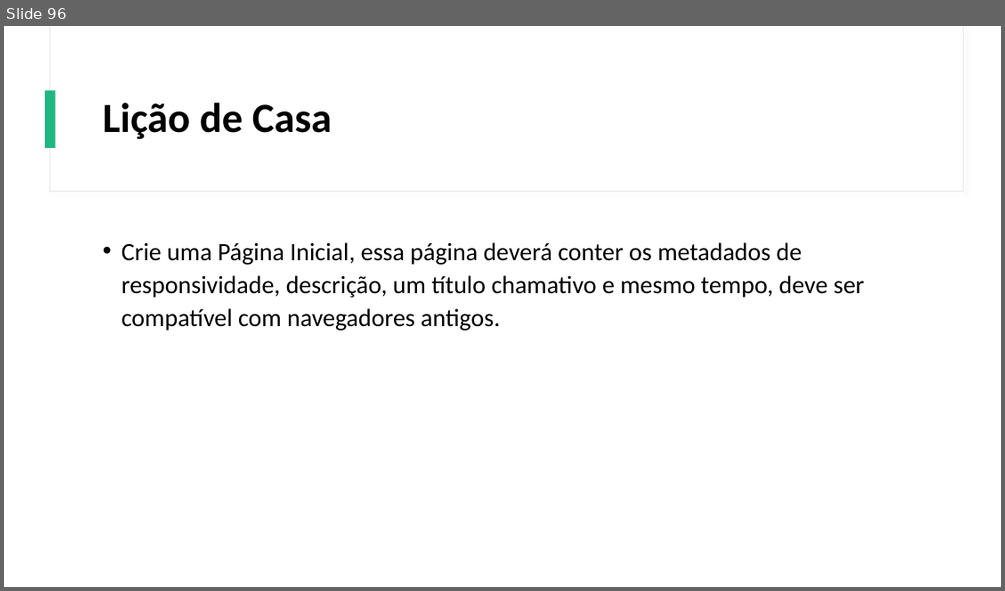
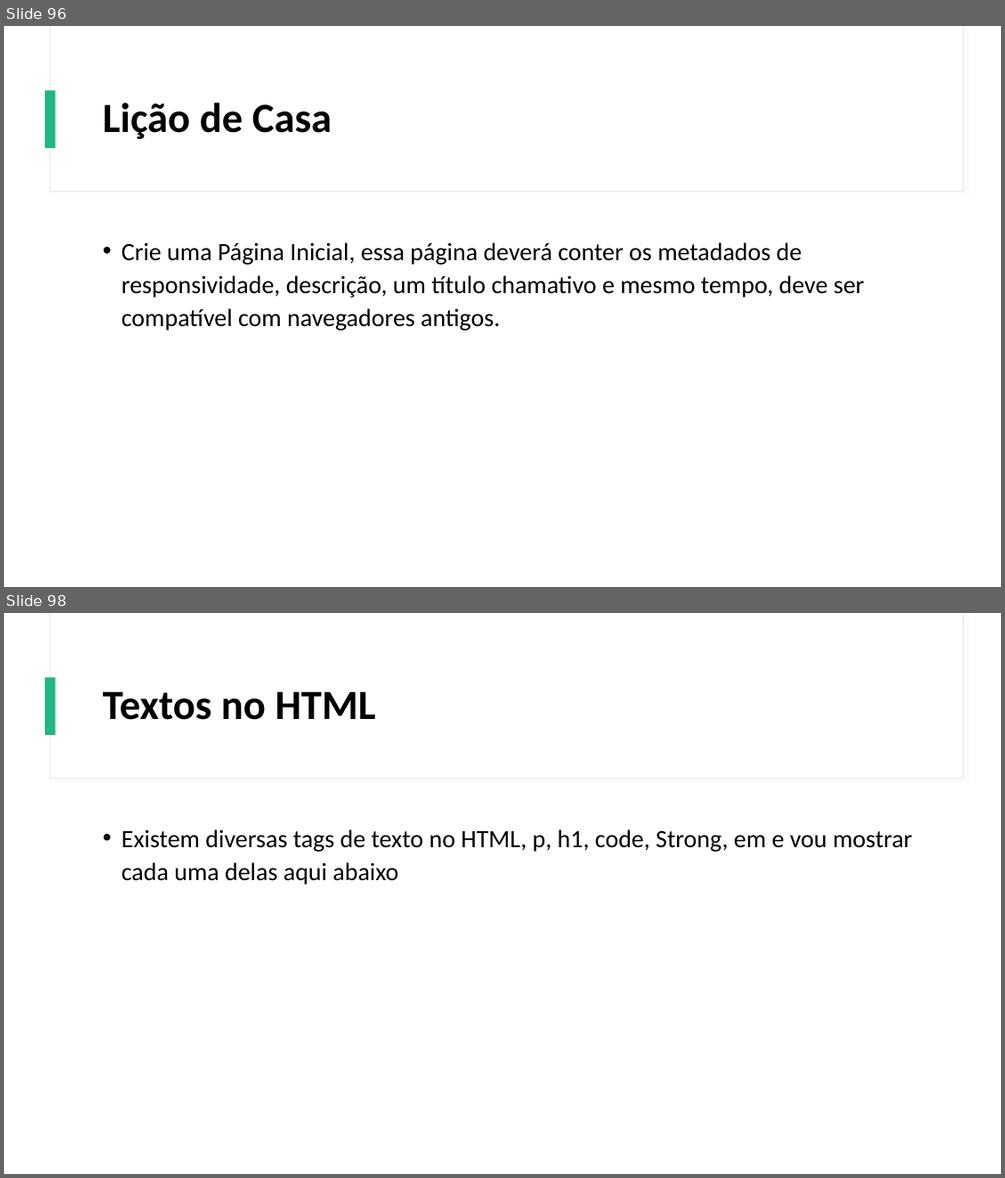
Before and after one commit to Gustavo6401/CursoHTMLCSS, a slide deck: Power Point/Curso de HTML e CSS.pptx. Shown one above the other, each under a label of ours: slide 96 before the commit, slides 96 and 98 after it; the slides between them are not shown. The pictures are 1005x591 and 1005x1178 pixels, drawn with LibreOffice and Linux fonts; fonts in the diff are those of the drawing. Boxes give left, top, right and bottom in pixels: in the first picture for what was removed or moved away, otherwise in the second. Text is boxed around its words. In the diff, an @@ line names an element or a change of style, - is before the commit and + after.

Commit message:
Gravada a Aula 7 de Textos no HTML

```diff
--- a/Power Point/Curso de HTML e CSS.pptx
+++ b/Power Point/Curso de HTML e CSS.pptx
@@ slide 98 added at (x1=4, y1=613, x2=1001, y2=1174), background #FFFFFF; not listed: 3 template elements that a slide beside it also shows @@
@@ title added at (x1=103, y1=691, x2=376, y2=720), 40 pt, text #000000, bold @@
+Textos no HTML
@@ text added at (x1=121, y1=829, x2=912, y2=884), 24 pt, text #000000 @@
+• Existem diversas tags de texto no HTML, p, h1, code, Strong, em e vou mostrar cada uma delas aqui abaixo
```
Also in this commit, not shown: 14 other slides added, 2 other files.
